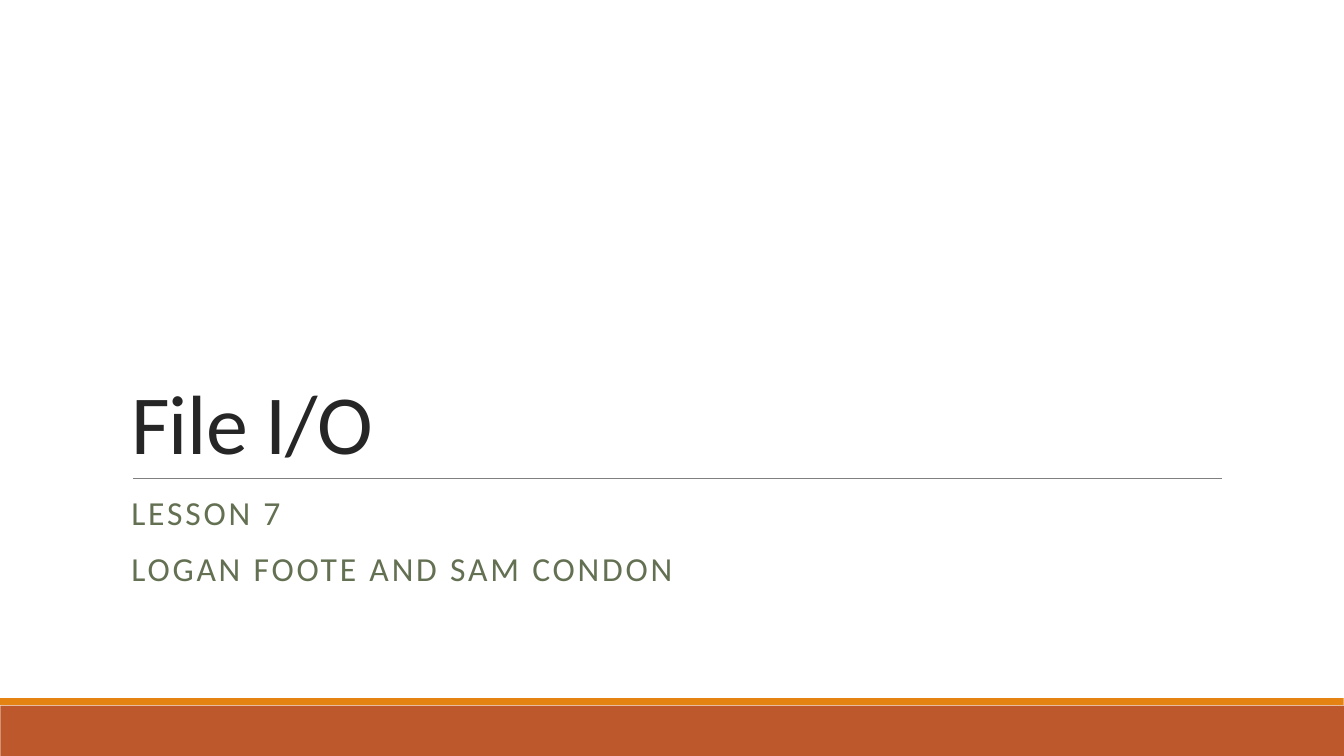
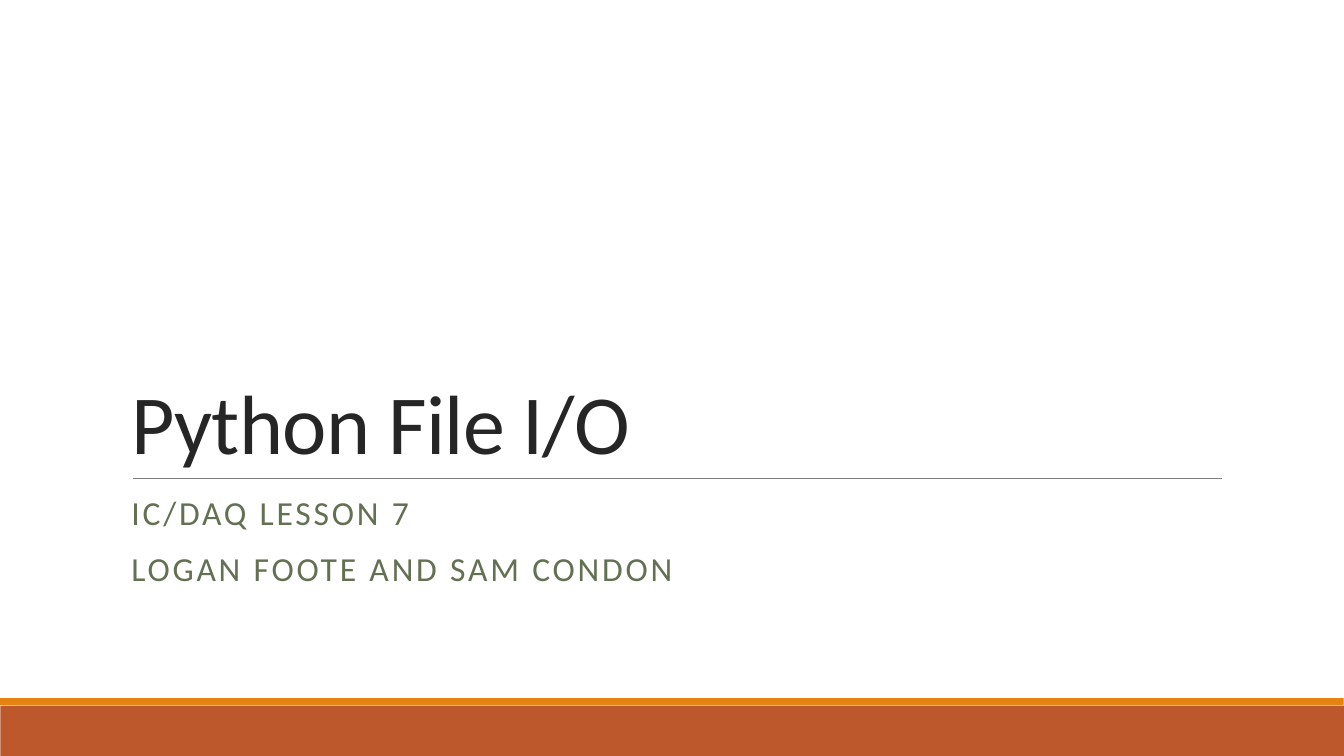
Before and after one commit to loganfoote/sagi, a slide deck: slide 1 of lessons/instrument_control/lesson7/file_io.pptx. Drawn at 1344x756 pixels with LibreOffice and Linux fonts; fonts in the diff are those of the drawing. Boxes give left, top, right and bottom in pixels: in the first picture for what was removed or moved away, otherwise in the second. Text is boxed around its words. In the diff, an @@ line names an element or a change of style, - is before the commit and + after.

```diff
--- a/lessons/instrument_control/lesson7/file_io.pptx
+++ b/lessons/instrument_control/lesson7/file_io.pptx
@@ title at <box>131,395,630,468</box>: text changed @@
-File I/O
+Python File I/O
@@ subtitle at <box>131,501,409,530</box>: text changed @@
-LESSON 7
+IC/DAQ LESSON 7
```
Also in this commit, not shown: 6 other files.
